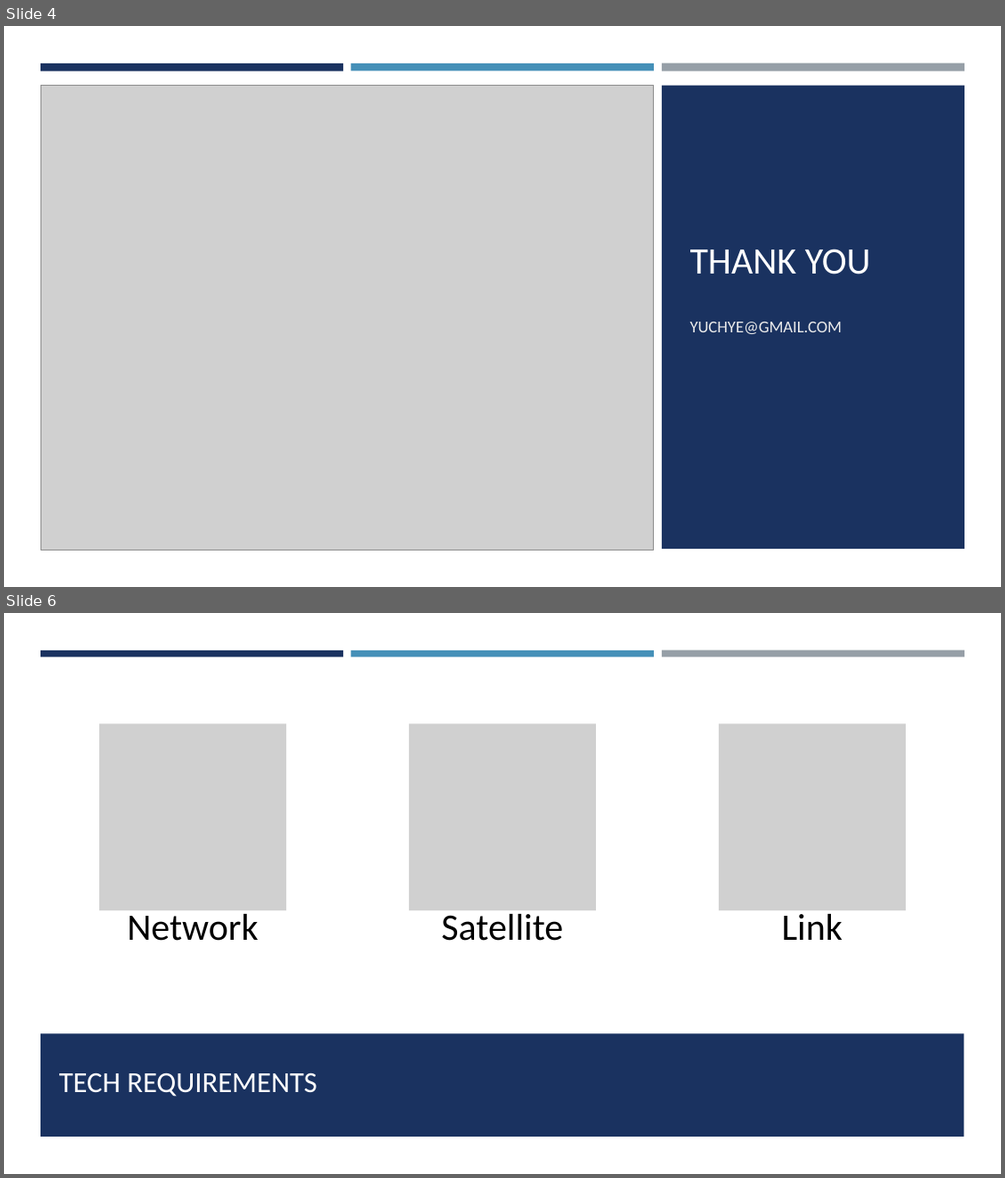
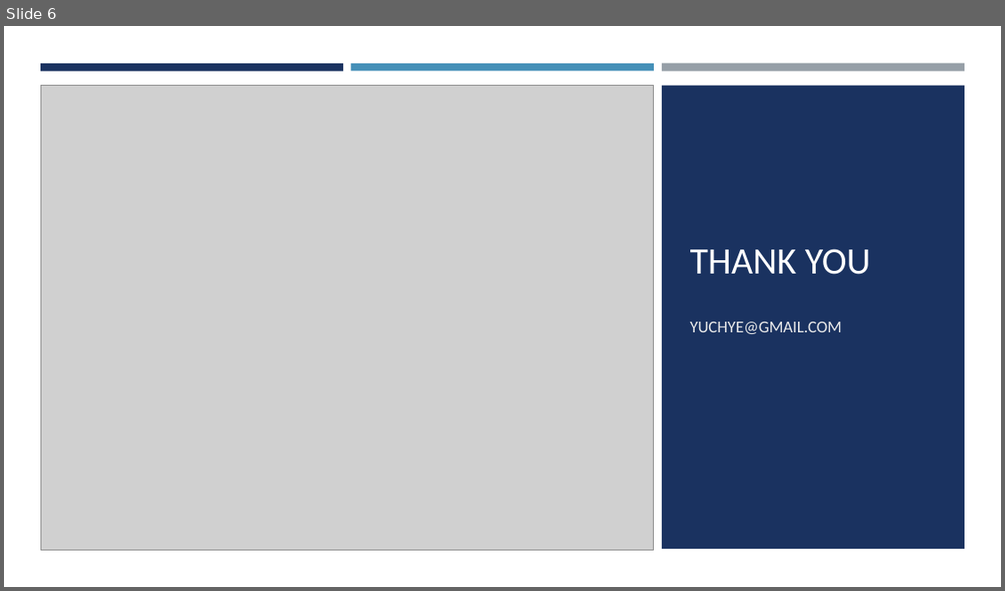
Before and after one commit to yuchye/Capstone, a slide deck: Capstone_Presentation.pptx. Shown one above the other, each under a label of ours: slides 4 and 6 before the commit, slide 6 after it; the slides between them are not shown. The pictures are 1005x1178 and 1005x591 pixels, drawn with LibreOffice and Linux fonts; fonts in the diff are those of the drawing; grey boxes stand for pictures. Boxes give left, top, right and bottom in pixels: in the first picture for what was removed or moved away, otherwise in the second. Text is boxed around its words. In the diff, an @@ line names an element or a change of style, - is before the commit and + after.

```diff
--- a/Capstone_Presentation.pptx
+++ b/Capstone_Presentation.pptx
@@ slide 6 removed at box(4, 613, 1001, 1174), background #FFFFFF @@
@@ rectangle removed at box(4, 657, 1001, 1174) @@
@@ rectangle removed at box(40, 650, 343, 657) @@
@@ rectangle removed at box(351, 650, 654, 657) @@
@@ rectangle removed at box(662, 650, 964, 658) @@
@@ group removed at box(100, 723, 906, 941): 3 pictures, 3 texts @@
-Network
-Satellite
-Link
@@ rectangle removed at box(40, 1033, 964, 1136) @@
@@ title removed at box(59, 1073, 316, 1096) @@
-TECH REQUIREMENTS
@@ what was slide 4 is now slide 6 @@
```
Also in this commit, not shown: 1 slide changed, 3 slides added, 3 other slides removed, 14 other files.
